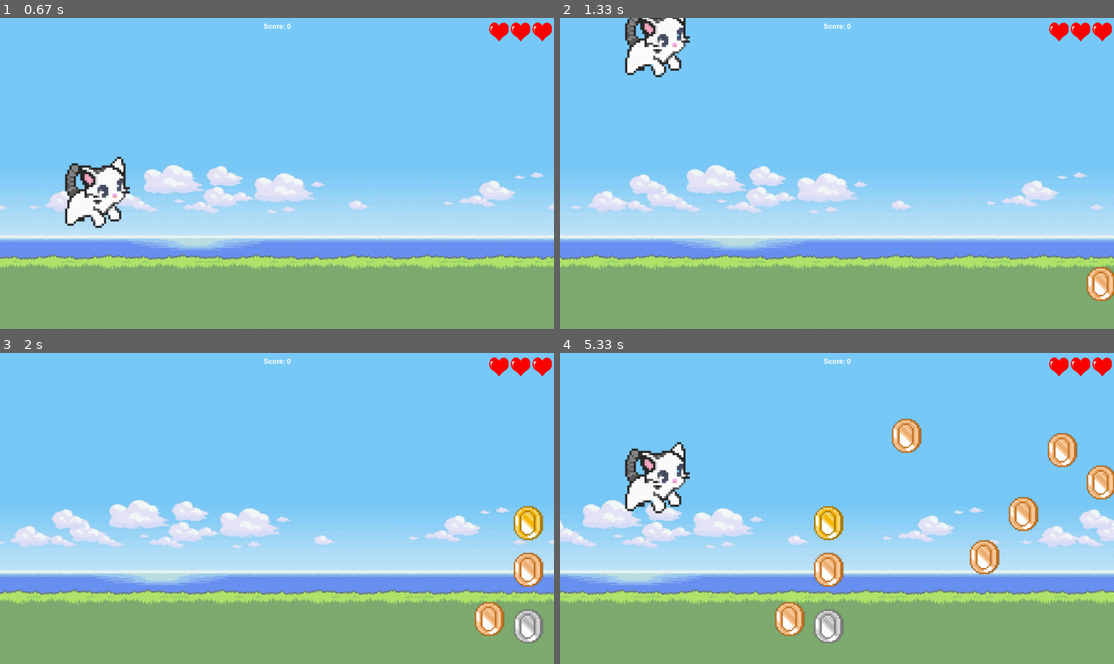
Above: before the commit, frames 1-4 (two rows, left to right).
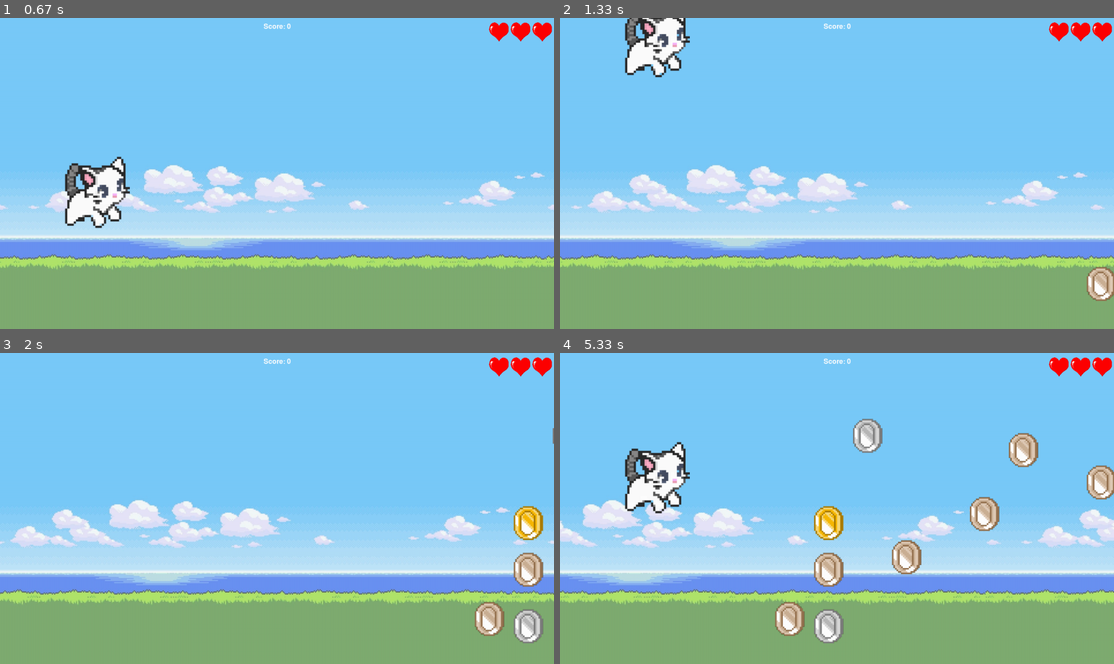
Above: after the commit, the same moments.

Repository: notAkkeri/SuperSprint
Game: pygame game, started from main.py
Same seed, same stepped clock (60 frames per second), same inputs: the game is played once before the commit and once after it.
Inputs:
- Up to frame 1 (0.67 s): click "PLAY" at 0.38 s
- Up to frame 2 (1.33 s): tap Space at 0.67 s
- Up to frame 3 (2 s): no input
- Up to frame 4 (5.33 s): tap Space at 4.63, 4.93 s

Frame 1 is identical in both runs. In frame 2, 0.4% of the frame differs, in the area x 95-100%, y 80-91%; in frame 3, 0.8%; in frame 4, 5.1%, in the area x 38-100%, y 21-91%.

Commit message:
0.65 Coin collection (bug fix)
- coin collection
- debugging
- Updated bronze coin PNG

Diff:
--- a/gameEngine.py
+++ b/gameEngine.py
@@ -26,9 +26,8 @@
     bg_x = 0  # Initial x-position of the background
 
     # coin spawn instance
-    coin_spawner = CoinSpawner(SCREEN.get_width(), SCREEN.get_height())
-
     hero = Hero(SCREEN_HEIGHT)
+    coin_spawner = CoinSpawner(SCREEN.get_width(), SCREEN.get_height(), hero)
 
     # main loop
     while game_screen:
@@ -44,14 +43,16 @@
             x = SCREEN.get_width() - 50 - (i * (heart_icon.get_width() + 5))
             SCREEN.blit(heart_icon, (x, 10))
 
-        # Display the score at the top-middle of the screen
-        drawScore(SCREEN, score)
 
         # Update the CoinSpawner
         coin_spawner.spawn_coins()
         coin_spawner.update_coins()
+        hero.update()
 
-        hero.update()
+
+        # display score
+        score = hero.coins_collected
+        drawScore(SCREEN, score)
 
         # MOVEMENT #
         keys = pygame.key.get_pressed()
@@ -62,13 +63,23 @@
         # Draw the hero character
         SCREEN.blit(hero.image, hero.rect)
 
+
+        # Draw coins
         for coin in coin_spawner.coins:
             SCREEN.blit(coin["image"], (coin["x"], coin["y"]))
 
-        # button activation check then goes back to menu (temp)
+        for coin in coin_spawner.coins:
+            if coin["collected"]:
+                continue
+            if hero.rect.colliderect(pygame.Rect(coin["x"], coin["y"], coin["image"].get_width(), coin["image"].get_height())):
+                coin["collected"] = True
+                score += coin["value"]
+
+
         for event in pygame.event.get():
             if event.type == pygame.QUIT:
-                game_screen = False
+                pygame.quit()
                 sys.exit()
 
+
         pygame.display.update()
--- a/itemSpawner.py
+++ b/itemSpawner.py
@@ -1,10 +1,11 @@
 import random
 import pygame
+from misc import Hero
 
 # Settings #
 coin_values = {
-    "gold": 3,
-    "silver": 2,
+    "gold": 15,
+    "silver": 5,
     "bronze": 1
 }
 
@@ -16,19 +17,21 @@
 }
 
 class CoinSpawner:
-    def __init__(self, screen_width, screen_height):
+    def __init__(self, screen_width, screen_height, hero):
         self.screen_width = screen_width
         self.screen_height = screen_height
         self.coin_values = coin_values
-        self.coin_images = coinImages  # Removed the parentheses here
+        self.coin_images = coinImages
         self.coins = []
         self.last_spawn_time = pygame.time.get_ticks()  # Initialize with current time
+        self.hero = hero
+        self.score = 0
 
     def spawn_coins(self):
         coin_probabilities = {
-            "gold": 0.05,
-            "silver": 0.15,
-            "bronze": 0.80
+            "gold": 0.08,
+            "silver": 0.20,
+            "bronze": 0.72
         }
         current_time = pygame.time.get_ticks()  # Get the current time in milliseconds
         time_elapsed = current_time - self.last_spawn_time
@@ -55,9 +58,12 @@
         coins_to_remove = []
 
         for coin in self.coins:
-            coin["x"] -= 3  # Adjust the speed if needed
+            coin["x"] -= 3  # Adjust coin movement speed
             if coin["x"] + coin["image"].get_width() < 0 or coin["collected"]:
                 coins_to_remove.append(coin)
-
+            elif coin["x"] < self.hero.rect.x + self.hero.rect.width and coin["x"] + coin["image"].get_width() > self.hero.rect.x:
+                if coin["y"] < self.hero.rect.y + self.hero.rect.height and coin["y"] + coin["image"].get_height() > self.hero.rect.y:
+                    coin["collected"] = True
+                    self.hero.collect_coin(coin["value"])
         for coin in coins_to_remove:
             self.coins.remove(coin)
--- a/misc.py
+++ b/misc.py
@@ -52,5 +52,5 @@
             self.velocity_y = JUMP_STRENGTH
             self.is_jumping = True
 
-    def collect_coin(self):
-        self.coins_collected += 1
+    def collect_coin(self, value):
+        self.coins_collected += value
Binary file changed: Assets/bronzeCoin.png
